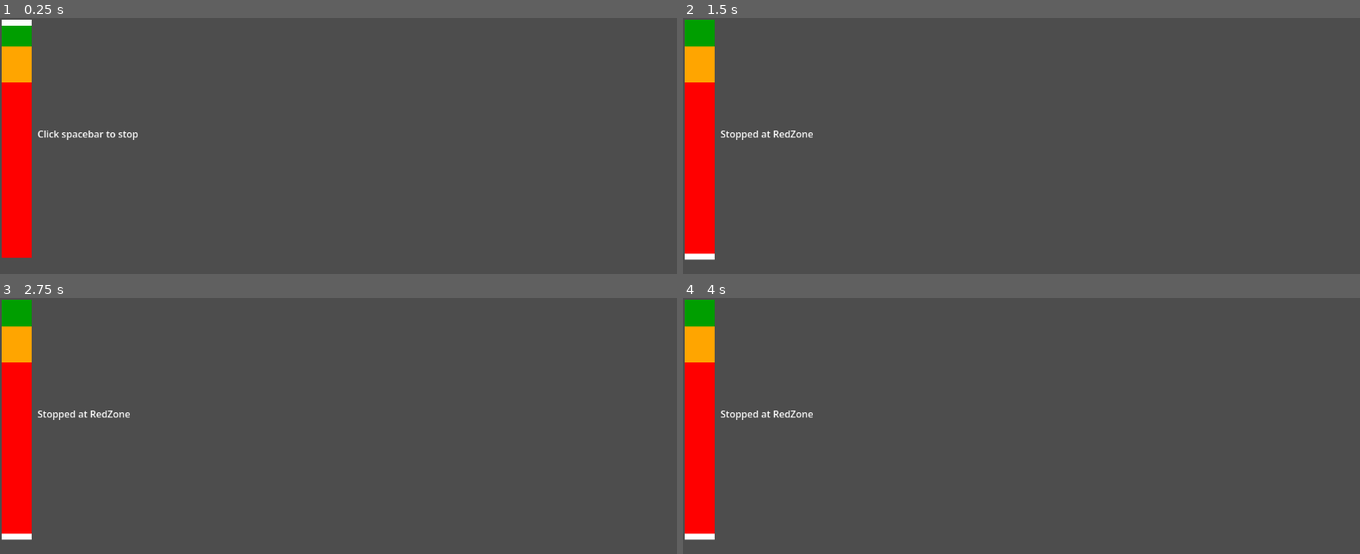
Above: before the commit, frames 1-4 (two rows, left to right).
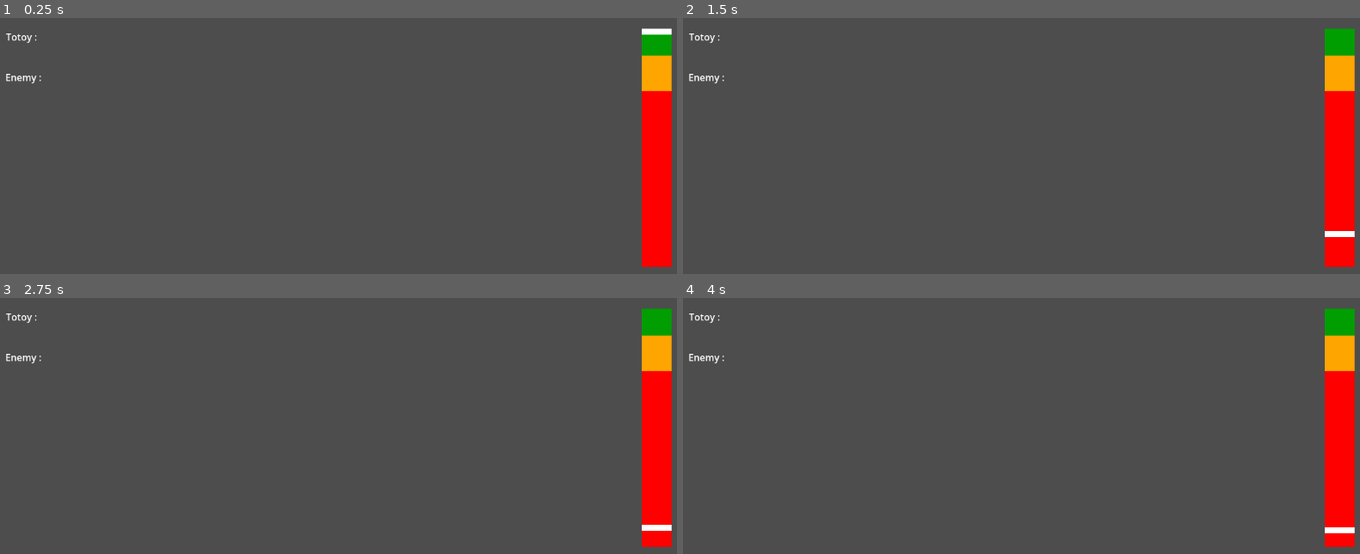
Above: after the commit, the same moments.

Repository: TuwonXD/Kalye404
Game: Godot game, scene res://tumbang_preso.tscn
Same seed, same stepped clock (60 frames per second), same inputs: the game is played once before the commit and once after it.
Inputs:
- Up to frame 1 (0.25 s): no input
- Up to frame 2 (1.5 s): tap Space (StopArrow) at 0.5, 1.35 s; hold Space (StopArrow) 0.53-1.28 s
- Up to frame 3 (2.75 s): hold Space (StopArrow) from 2.03 s (still down)
- Up to frame 4 (4 s): release Space (StopArrow) at 2.78 s; tap Space (StopArrow) at 2.85 s; hold Space (StopArrow) from 3.53 s (still down)

The runs differ from the first frame. In frame 1, 8.5% of the frame differs, in the area x 0-100%, y 0-98%; in frame 2, 8.6%; in frame 3, 8.6%; in frame 4, 8.6%.

Commit message:
Scoring added

Diff:
--- a/game/features/tumbang-preso/power_bar_easy.gd
+++ b/game/features/tumbang-preso/power_bar_easy.gd
@@ -5,6 +5,9 @@
 
 # pixels per second
 @export var arrow_speed: float = 200.0
+
+
+# manipulates the size of the zones
 
 # Zones are expressed as vertical ranges in normalized bar space.
 # 0.0 = bottom, 1.0 = top
@@ -23,7 +26,6 @@
 @onready var orange_zone = $OrangeZone
 @onready var red_zone = $RedZone
 @onready var background = $Background
-@onready var label = $Label
 
 # 0.0 to 1.0, bottom to top
 var arrow_position: float = 0.0
@@ -36,6 +38,11 @@
 var stopped_position: float = 0.0
 
 signal power_bar_stopped(position: float, zone: String)
+signal score_changed(score: int)
+signal max_score_reached(score: int)
+
+@export var max_score: int = 5
+var score: int = 0
 
 # Called when the node enters the scene tree for the first time.
 func _ready():
@@ -80,8 +87,6 @@
 	arrow_position = 0.0
 	arrow_direction = 1.0
 	arrow.position.y = bar_height
-	if label:
-		label.text = ""
 
 
 func stop():
@@ -93,13 +98,32 @@
 	stopped_position = arrow_position
 
 	var zone = get_zone_at_position(stopped_position)
-	if label:
-		if zone == "unknown":
-			label.text = "Stopped at Unknown"
-		else:
-			label.text = "Stopped at %sZone" % zone.capitalize()
+	var scored: bool = false
+
+	if zone == "green":
+		if score < max_score:
+			score += 1
+			scored = true
+	elif zone == "orange":
+		var rng = RandomNumberGenerator.new()
+		rng.randomize()
+		if rng.randi_range(0, 1) == 1:
+			if score < max_score:
+				score += 1
+				scored = true
+	# red and unknown give no score
 
 	power_bar_stopped.emit(stopped_position * 100.0, zone)
+	score_changed.emit(score)
+
+	if score >= max_score:
+		max_score_reached.emit(score)
+		# reached target; leave stopped state
+		return
+
+	# otherwise, restart the bar after a short delay
+	await get_tree().create_timer(0.5).timeout
+	start()
 
 
 func _input(event):
@@ -130,5 +154,3 @@
 	arrow_position = 0.0
 	arrow_direction = 1.0
 	arrow.position.y = bar_height
-	if label:
-		label.text = ""
--- a/game/features/tumbang-preso/power_bar_easy.tscn
+++ b/game/features/tumbang-preso/power_bar_easy.tscn
@@ -43,11 +43,3 @@
 offset_top = 400.0
 offset_right = 50.0
 offset_bottom = 410.0
-
-[node name="Label" type="Label" parent="." unique_id=228886846]
-layout_mode = 0
-offset_left = 60.0
-offset_top = 180.0
-offset_right = 240.0
-offset_bottom = 220.0
-text = "Click spacebar to stop"
--- a/game/features/tumbang-preso/tumbang_preso.tscn
+++ b/game/features/tumbang-preso/tumbang_preso.tscn
@@ -1,11 +1,15 @@
 [gd_scene format=3 uid="uid://bbr3dy5um7abw"]
 
 [ext_resource type="PackedScene" uid="uid://cascibvb802lu" path="res://power_bar_easy.tscn" id="1_gl814"]
+[ext_resource type="PackedScene" uid="uid://divalb05tbeer" path="res://ui.tscn" id="1_ui001"]
 
 [node name="TumbangPreso" type="Node2D" unique_id=120766366]
 
 [node name="PowerBarEasy" parent="." unique_id=692389063 instance=ExtResource("1_gl814")]
-offset_left = 3.0
-offset_top = 3.0
-offset_right = 43.0
-offset_bottom = 43.0
+offset_left = 1077.0
+offset_top = 18.0
+offset_right = 1117.0
+offset_bottom = 58.0
+
+[node name="UI" parent="." unique_id=138204179 instance=ExtResource("1_ui001")]
+player_power_bar_path = NodePath("../PowerBarEasy")
--- /dev/null
+++ b/game/features/tumbang-preso/ui.gd
@@ -0,0 +1,92 @@
+extends Control
+
+@export var player_power_bar_path: NodePath
+@export var enemy_power_bar_path: NodePath
+
+@onready var player_can_row = $PlayerCanRow
+@onready var enemy_can_row = $EnemyCanRow
+@onready var result_label = $ResultLabel
+
+var player_can_icons: Array[TextureRect] = []
+var enemy_can_icons: Array[TextureRect] = []
+var result_locked: bool = false
+
+func _ready() -> void:
+	player_can_icons = _collect_can_icons(player_can_row)
+	enemy_can_icons = _collect_can_icons(enemy_can_row)
+	set_player_score(0)
+	set_enemy_score(0)
+	set_result_text("")
+	_bind_player_score_source()
+	_bind_enemy_score_source()
+
+
+func _collect_can_icons(row: Node) -> Array[TextureRect]:
+	var icons: Array[TextureRect] = []
+	for child in row.get_children():
+		if child is TextureRect:
+			icons.append(child)
+	return icons
+
+
+func _bind_player_score_source() -> void:
+	if player_power_bar_path == NodePath():
+		return
+
+	var power_bar = get_node_or_null(player_power_bar_path)
+	if power_bar:
+		if not power_bar.score_changed.is_connected(set_player_score):
+			power_bar.score_changed.connect(set_player_score)
+		if not power_bar.max_score_reached.is_connected(_on_player_max_score_reached):
+			power_bar.max_score_reached.connect(_on_player_max_score_reached)
+
+
+func _bind_enemy_score_source() -> void:
+	if enemy_power_bar_path == NodePath():
+		return
+
+	var power_bar = get_node_or_null(enemy_power_bar_path)
+	if power_bar:
+		if not power_bar.score_changed.is_connected(set_enemy_score):
+			power_bar.score_changed.connect(set_enemy_score)
+		if not power_bar.max_score_reached.is_connected(_on_enemy_max_score_reached):
+			power_bar.max_score_reached.connect(_on_enemy_max_score_reached)
+
+
+func _set_can_row_score(can_icons: Array[TextureRect], score: int) -> void:
+	for i in range(can_icons.size()):
+		can_icons[i].visible = i < score
+
+
+func set_player_score(score: int) -> void:
+	_set_can_row_score(player_can_icons, score)
+
+
+func set_enemy_score(score: int) -> void:
+	_set_can_row_score(enemy_can_icons, score)
+
+
+func set_result_text(text: String) -> void:
+	result_label.text = text
+	result_label.visible = not text.is_empty()
+
+
+func _declare_result(text: String) -> void:
+	if result_locked:
+		return
+
+	result_locked = true
+	set_result_text(text)
+
+
+func _on_player_max_score_reached(score: int) -> void:
+	_declare_result("You win")
+
+
+func _on_enemy_max_score_reached(score: int) -> void:
+	_declare_result("Game over")
+
+
+# Called every frame. 'delta' is the elapsed time since the previous frame.
+func _process(delta: float) -> void:
+	pass
--- /dev/null
+++ b/game/features/tumbang-preso/ui.tscn
@@ -0,0 +1,117 @@
+[gd_scene format=3 uid="uid://divalb05tbeer"]
+
+[ext_resource type="Texture2D" uid="uid://lnrxja1x3r8o" path="res://can.png" id="1_fyqef"]
+[ext_resource type="Script" uid="uid://86lxojr2q2rf" path="res://ui.gd" id="1_m6e0p"]
+
+[node name="UI" type="Control" unique_id=1296784210]
+layout_mode = 3
+anchors_preset = 0
+offset_right = 40.0
+offset_bottom = 40.0
+script = ExtResource("1_m6e0p")
+
+[node name="PlayerLabel" type="Label" parent="." unique_id=1115191702]
+layout_mode = 0
+offset_left = 10.0
+offset_top = 20.0
+offset_right = 63.0
+offset_bottom = 43.0
+text = "Totoy :"
+
+[node name="PlayerCanRow" type="HBoxContainer" parent="." unique_id=184429430]
+layout_mode = 0
+offset_left = 75.0
+offset_top = 5.0
+offset_right = 341.0
+offset_bottom = 55.0
+
+[node name="Can1" type="TextureRect" parent="PlayerCanRow" unique_id=688135070]
+custom_minimum_size = Vector2(50, 50)
+layout_mode = 2
+texture = ExtResource("1_fyqef")
+expand_mode = 1
+
+[node name="Can2" type="TextureRect" parent="PlayerCanRow" unique_id=2005238445]
+custom_minimum_size = Vector2(50, 50)
+layout_mode = 2
+texture = ExtResource("1_fyqef")
+expand_mode = 1
+
+[node name="Can3" type="TextureRect" parent="PlayerCanRow" unique_id=2016774513]
+custom_minimum_size = Vector2(50, 50)
+layout_mode = 2
+texture = ExtResource("1_fyqef")
+expand_mode = 1
+
+[node name="Can4" type="TextureRect" parent="PlayerCanRow" unique_id=1401579950]
+custom_minimum_size = Vector2(50, 50)
+layout_mode = 2
+texture = ExtResource("1_fyqef")
+expand_mode = 1
+
+[node name="Can5" type="TextureRect" parent="PlayerCanRow" unique_id=1577012981]
+custom_minimum_size = Vector2(50, 50)
+layout_mode = 2
+texture = ExtResource("1_fyqef")
+expand_mode = 1
+
+[node name="EnemyLabel" type="Label" parent="." unique_id=381756659]
+layout_mode = 0
+offset_left = 9.0
+offset_top = 88.0
+offset_right = 76.0
+offset_bottom = 111.0
+text = "Enemy :"
+
+[node name="EnemyCanRow" type="HBoxContainer" parent="." unique_id=184377764]
+layout_mode = 0
+offset_left = 75.0
+offset_top = 75.0
+offset_right = 341.0
+offset_bottom = 125.0
+
+[node name="Can1" type="TextureRect" parent="EnemyCanRow" unique_id=64651968]
+custom_minimum_size = Vector2(50, 50)
+layout_mode = 2
+texture = ExtResource("1_fyqef")
+expand_mode = 1
+
+[node name="Can2" type="TextureRect" parent="EnemyCanRow" unique_id=1737486036]
+custom_minimum_size = Vector2(50, 50)
+layout_mode = 2
+texture = ExtResource("1_fyqef")
+expand_mode = 1
+
+[node name="Can3" type="TextureRect" parent="EnemyCanRow" unique_id=1336797850]
+custom_minimum_size = Vector2(50, 50)
+layout_mode = 2
+texture = ExtResource("1_fyqef")
+expand_mode = 1
+
+[node name="Can4" type="TextureRect" parent="EnemyCanRow" unique_id=1838217762]
+custom_minimum_size = Vector2(50, 50)
+layout_mode = 2
+texture = ExtResource("1_fyqef")
+expand_mode = 1
+
+[node name="Can5" type="TextureRect" parent="EnemyCanRow" unique_id=454303058]
+custom_minimum_size = Vector2(50, 50)
+layout_mode = 2
+texture = ExtResource("1_fyqef")
+expand_mode = 1
+
+[node name="ResultLabel" type="Label" parent="." unique_id=2060106351]
+layout_mode = 1
+anchors_preset = 8
+anchor_left = 0.5
+anchor_top = 0.5
+anchor_right = 0.5
+anchor_bottom = 0.5
+offset_left = 405.0
+offset_top = 252.0
+offset_right = 645.0
+offset_bottom = 300.0
+grow_horizontal = 2
+grow_vertical = 2
+horizontal_alignment = 1
+vertical_alignment = 1
Binary file added: game/features/tumbang-preso/can.png
Not shown, added: game/features/tumbang-preso/can.png.import
Not shown, added: game/features/tumbang-preso/ui.gd.uid
